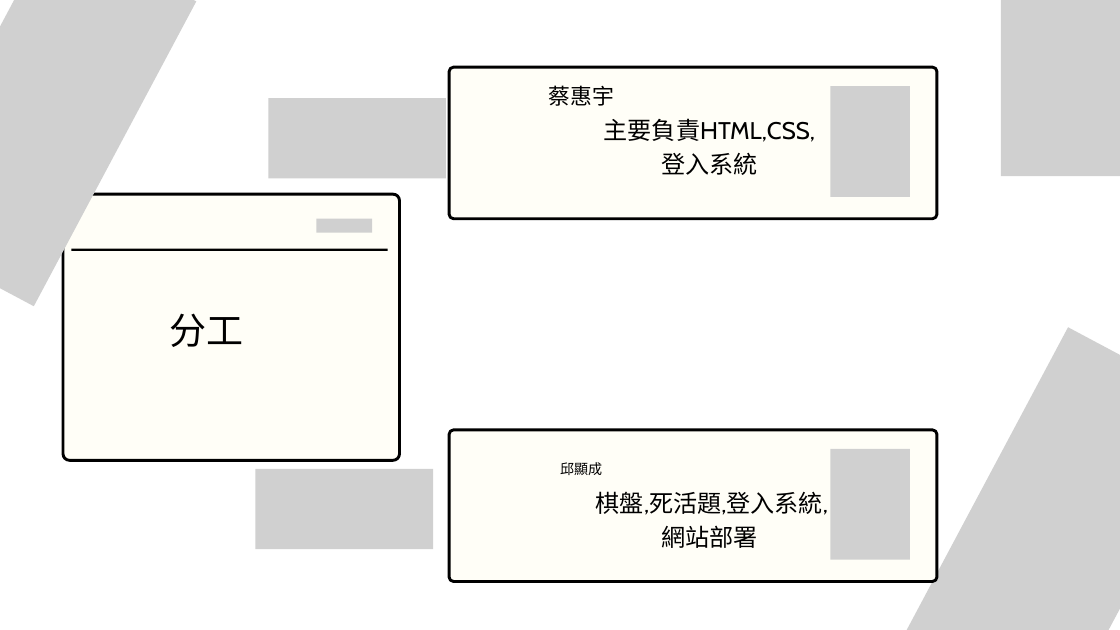
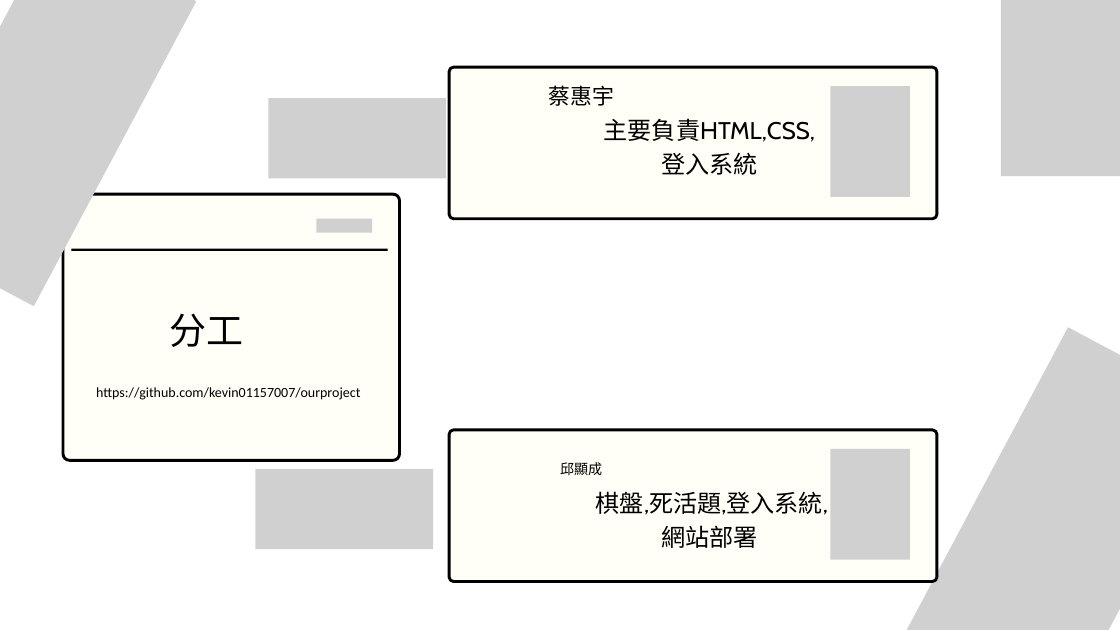
Before and after one commit to kevin01157007/ourproject, a slide deck: slide 8 of views/Web.pptx. Drawn at 1120x630 pixels with LibreOffice and Linux fonts; fonts in the diff are those of the drawing; grey boxes stand for pictures; background and template pictures are left out. Boxes give left, top, right and bottom in pixels: in the first picture for what was removed or moved away, otherwise in the second. Text is boxed around its words. In the diff, an @@ line names an element or a change of style, - is before the commit and + after.

Commit message:
ppt

```diff
--- a/views/Web.pptx
+++ b/views/Web.pptx
@@ text added at (96, 387, 360, 400), 18 pt, text #000000 @@
+https://github.com/kevin01157007/ourproject
```
Also in this commit, not shown: 1 other slide changed.
